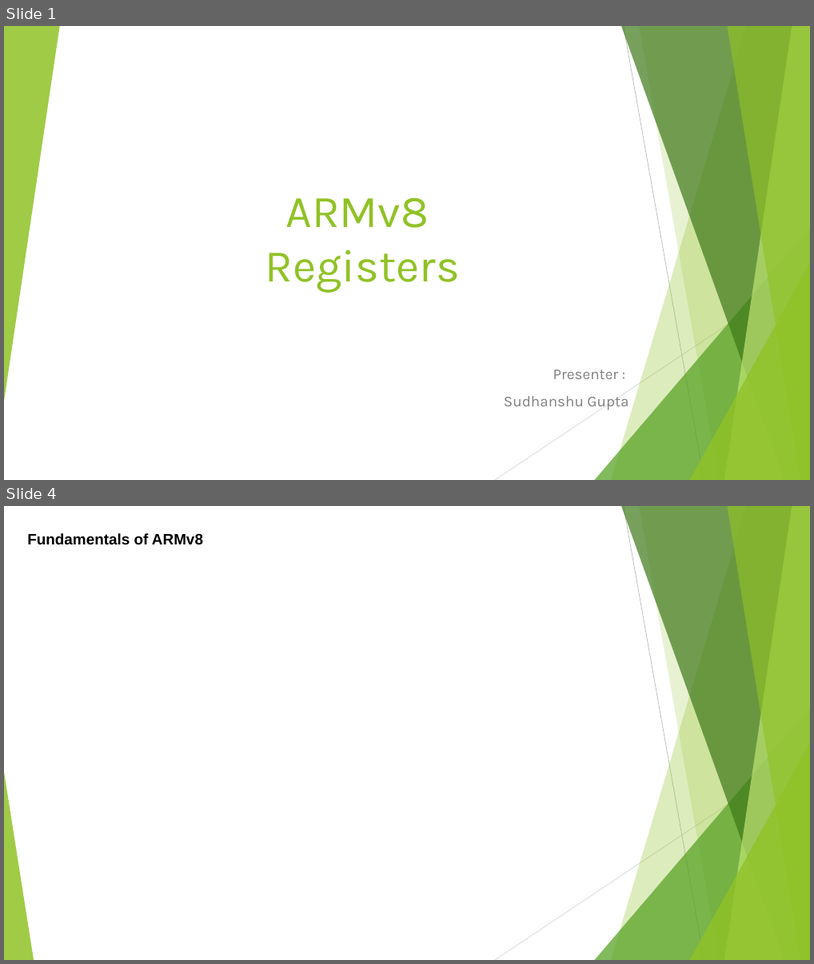
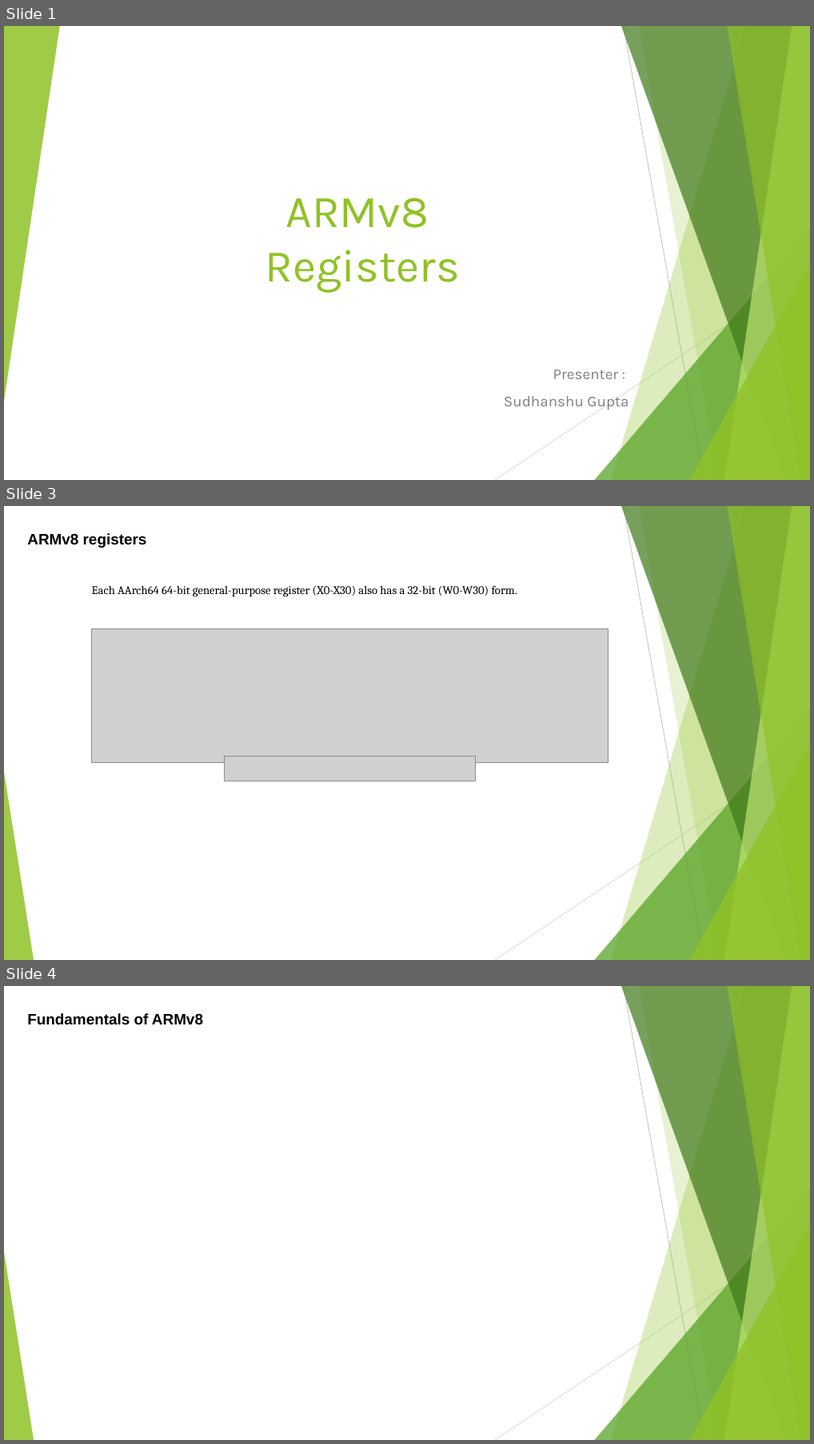
Before and after one commit to softwaresunleashed/ebook_writing, a slide deck: Presentations/ARM_PPTs/Ch4_ARMv8_Registers.pptx. Shown one above the other, each under a label of ours: slides 1 and 4 before the commit, slides 1, 3 and 4 after it; the slides between them are not shown. The pictures are 814x964 and 814x1444 pixels, drawn with LibreOffice and Linux fonts; fonts in the diff are those of the drawing; grey boxes stand for pictures. Boxes give left, top, right and bottom in pixels: in the first picture for what was removed or moved away, otherwise in the second. Text is boxed around its words. In the diff, an @@ line names an element or a change of style, - is before the commit and + after.

Commit message:
Ch4_ARMv8_Registers.pptx presentation started

```diff
--- a/Presentations/ARM_PPTs/Ch4_ARMv8_Registers.pptx
+++ b/Presentations/ARM_PPTs/Ch4_ARMv8_Registers.pptx
@@ slide 3 added at (4,506,810,960), background #FFFFFF; not listed: 10 template elements that a slide beside it also shows @@
@@ text added at (27,533,147,548), 18 pt, text #000000, bold @@
+ARMv8 registers
@@ text added at (92,585,518,597), 14 pt, text #000000 @@
+Each AArch64 64-bit general-purpose register (X0-X30) also has a 32-bit (W0-W30) form.
@@ picture added at (92,629,608,763) @@
@@ picture added at (224,756,476,780) @@
```
Also in this commit, not shown: 1 other slide added, 2 slides removed.
